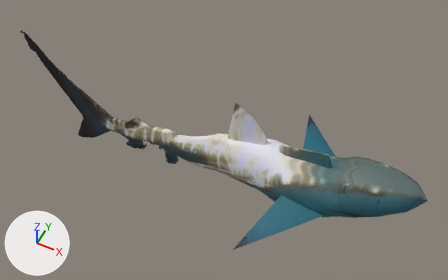
Renders of the glTF model public/aqua/models/fish/galapagos_shark.glb from each side of a commit.
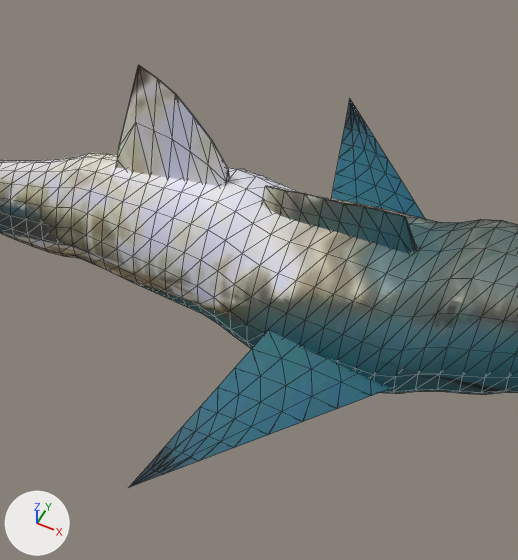
Each version is shown whole from a 50 mm camera at (2750.562, -1.688, -254.064) aimed at (2749.695, 0.047, -256.232), then close up on the part from 42% to 82% of the width and 29% to 98% of the height. Arrows for +X, +Y and +Z are at lower left; the lights stay in place. The last two pictures show the newer version. The close-ups show mesh edges as thin lines. Vertices at exactly the same position are counted once.

The first close-up shows 'galapagos_shark'.
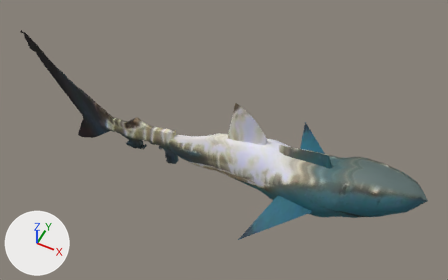
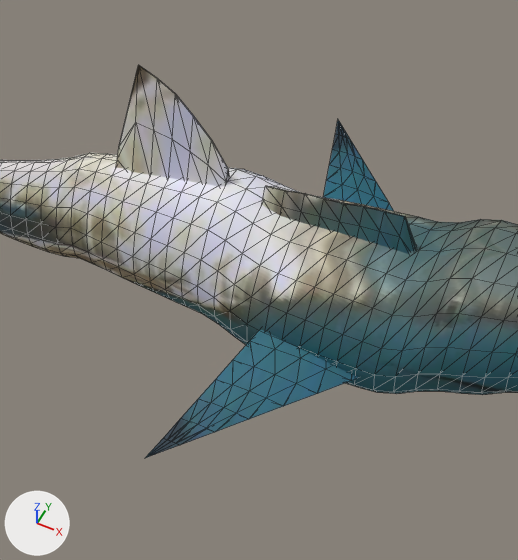
Changed parts and their boxes [x1, y1, x2, y2] in the close-ups (518 x 560 px; the box of a moved part takes in the faces that stretch with it):
'galapagos_shark', reshaped: before [0, 65, 518, 488]; after [0, 65, 518, 458]
part 1 of me_galapagos_shark, moved or reshaped: before [331, 99, 424, 218]; after [323, 120, 394, 211]
part 2 of me_galapagos_shark, moved or reshaped: before [128, 330, 394, 488]; after [145, 329, 359, 458]

What changed in the scene script:
```text
Change me_galapagos_shark:
    used by ob_galapagos_shark; location = (0.0, 0.0, 0.0)
    remove me_galapagos_shark.from_pydata(...)  # 1064 vertices, 2022 faces; spans x 2748.63..2750.63, y -0.44..0.44, z -256.58..-255.91
    add me_galapagos_shark.from_pydata(...)  # 1064 vertices, 2022 faces; spans x 2748.63..2750.63, y -0.38..0.38, z -256.58..-255.91
    me_galapagos_shark part 1: the loose piece of 65 vertices spanning x 2749.98..2750.28, y 0.12..0.44, z -256.29..-256.24 is moved by (0.0, -0.06, 0.0)
    me_galapagos_shark part 2: the loose piece of 65 vertices spanning x 2749.98..2750.28, y -0.44..-0.12, z -256.29..-256.24 is moved by (0.0, 0.06, 0.0)
```
